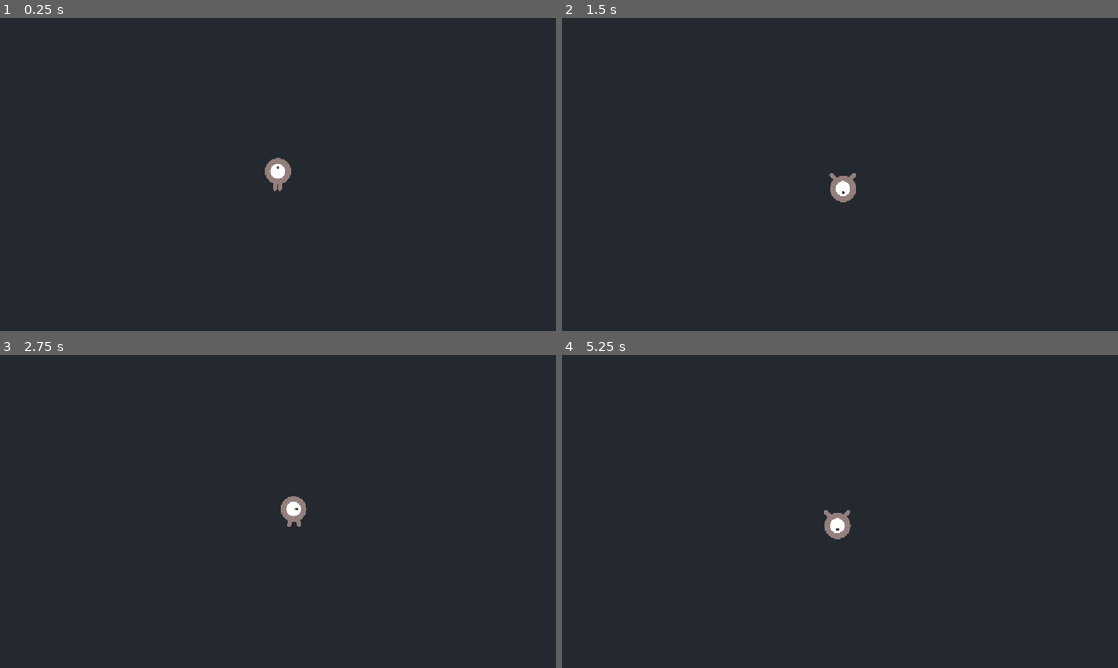
Above: before the commit, frames 1-4 (two rows, left to right).
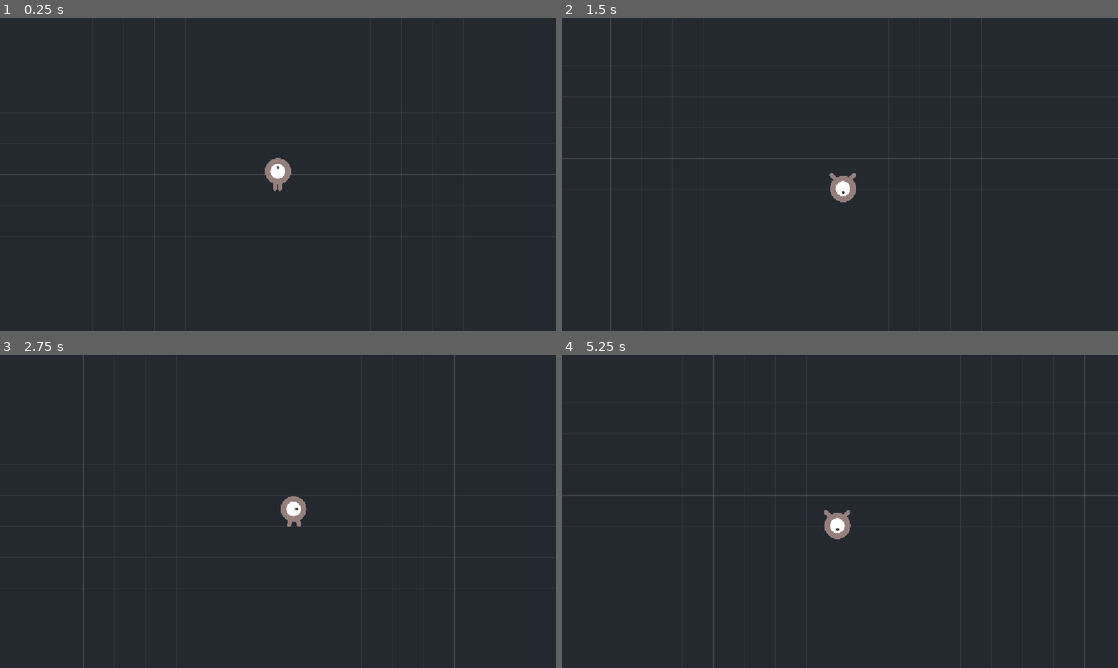
Above: after the commit, the same moments.

Repository: NielsHoekzema07/arena-survival
Game: Godot game, scene res://scenes/main/main.tscn
Same seed, same stepped clock (60 frames per second), same inputs: the game is played once before the commit and once after it.
Inputs:
- Up to frame 1 (0.25 s): no input
- Up to frame 2 (1.5 s): tap Enter at 0.5 s; hold D (move_right) 0.53-1.28 s; tap Space at 1.25 s; hold S (move_down) from 1.28 s (still down)
- Up to frame 3 (2.75 s): tap Enter at 2 s; release S (move_down) at 2.03 s; hold D (move_right) from 2.03 s (still down)
- Up to frame 4 (5.25 s): release D (move_right) at 2.78 s; hold W (move_up) 2.78-3.53 s; hold A (move_left) 3.53-5.03 s; tap Space at 5 s; hold S (move_down) from 5.03 s (still down)

The runs differ from the first frame. In frame 1, 0.7% of the frame differs, in the area x 0-100%, y 0-100%; in frame 2, 0.8%; in frame 3, 0.7%; in frame 4, 1.1%.

Commit message:
Raster op de arenavloer om beweging zichtbaar te maken
Instelbaar via de Inspector: celgrootte, kleuren en om de hoeveel lijnen
er een zwaardere lijn komt. @tool zodat het ook in de editor te zien is.

Diff:
--- /dev/null
+++ b/scenes/main/arena_raster.gd
@@ -0,0 +1,64 @@
+@tool
+class_name ArenaRaster
+extends Node2D
+
+## Tekent een raster over de arenavloer, zodat je bij het testen ziet dat de
+## camera meebeweegt. Puur visueel: er zit geen spellogica aan vast.
+##
+## @tool zorgt dat het raster ook in de editor getekend wordt, niet alleen
+## tijdens het spelen.
+
+## Afmeting van de arena. Moet overeenkomen met de muren in main.tscn.
+@export var arena_grootte: Vector2 = Vector2(2000, 1200):
+	set(waarde):
+		arena_grootte = waarde
+		queue_redraw()
+
+## Afstand tussen twee rasterlijnen in pixels.
+@export var celgrootte: float = 64.0:
+	set(waarde):
+		celgrootte = maxf(waarde, 8.0)
+		queue_redraw()
+
+## Elke zoveelste lijn wordt zwaarder getekend, dat geeft houvast bij het kijken.
+@export var zware_lijn_elke: int = 4:
+	set(waarde):
+		zware_lijn_elke = maxi(waarde, 1)
+		queue_redraw()
+
+@export var lijnkleur: Color = Color(1.0, 1.0, 1.0, 0.05):
+	set(waarde):
+		lijnkleur = waarde
+		queue_redraw()
+
+@export var zware_lijnkleur: Color = Color(1.0, 1.0, 1.0, 0.12):
+	set(waarde):
+		zware_lijnkleur = waarde
+		queue_redraw()
+
+@export var randkleur: Color = Color(0.4, 0.85, 1.0, 0.5):
+	set(waarde):
+		randkleur = waarde
+		queue_redraw()
+
+
+func _draw() -> void:
+	var half := arena_grootte * 0.5
+
+	# Verticale lijnen, van het midden naar buiten zodat de zware lijnen
+	# symmetrisch liggen.
+	var kolommen := int(half.x / celgrootte)
+	for i in range(-kolommen, kolommen + 1):
+		var x := i * celgrootte
+		var kleur := zware_lijnkleur if i % zware_lijn_elke == 0 else lijnkleur
+		draw_line(Vector2(x, -half.y), Vector2(x, half.y), kleur, 1.0)
+
+	# Horizontale lijnen.
+	var rijen := int(half.y / celgrootte)
+	for i in range(-rijen, rijen + 1):
+		var y := i * celgrootte
+		var kleur := zware_lijnkleur if i % zware_lijn_elke == 0 else lijnkleur
+		draw_line(Vector2(-half.x, y), Vector2(half.x, y), kleur, 1.0)
+
+	# Duidelijke rand, zodat je ziet waar de muren staan.
+	draw_rect(Rect2(-half, arena_grootte), randkleur, false, 3.0)
--- a/scenes/main/main.tscn
+++ b/scenes/main/main.tscn
@@ -1,6 +1,7 @@
-[gd_scene load_steps=4 format=3]
+[gd_scene format=3 uid="uid://c0tagmure3gw7"]
 
-[ext_resource type="PackedScene" path="res://scenes/player/player.tscn" id="1_player"]
+[ext_resource type="PackedScene" uid="uid://cui2paftyaw2o" path="res://scenes/player/player.tscn" id="1_player"]
+[ext_resource type="Script" uid="uid://cj3mvgjluy5lf" path="res://scenes/main/arena_raster.gd" id="2_raster"]
 
 [sub_resource type="RectangleShape2D" id="RectangleShape2D_horizontaal"]
 size = Vector2(2064, 32)
@@ -8,32 +9,35 @@
 [sub_resource type="RectangleShape2D" id="RectangleShape2D_verticaal"]
 size = Vector2(32, 1200)
 
-[node name="Main" type="Node2D"]
+[node name="Main" type="Node2D" unique_id=1404154589]
 
-[node name="Arena" type="Node2D" parent="."]
+[node name="Arena" type="Node2D" parent="." unique_id=1311022499]
 
-[node name="Vloer" type="Polygon2D" parent="Arena"]
+[node name="Vloer" type="Polygon2D" parent="Arena" unique_id=1143302583]
 color = Color(0.145098, 0.156863, 0.188235, 1)
 polygon = PackedVector2Array(-1000, -600, 1000, -600, 1000, 600, -1000, 600)
 
-[node name="Muren" type="StaticBody2D" parent="Arena"]
+[node name="Raster" type="Node2D" parent="Arena" unique_id=1715483349]
+script = ExtResource("2_raster")
+
+[node name="Muren" type="StaticBody2D" parent="Arena" unique_id=437094895]
 collision_layer = 16
 collision_mask = 0
 
-[node name="Boven" type="CollisionShape2D" parent="Arena/Muren"]
+[node name="Boven" type="CollisionShape2D" parent="Arena/Muren" unique_id=1345315670]
 position = Vector2(0, -616)
 shape = SubResource("RectangleShape2D_horizontaal")
 
-[node name="Onder" type="CollisionShape2D" parent="Arena/Muren"]
+[node name="Onder" type="CollisionShape2D" parent="Arena/Muren" unique_id=267633510]
 position = Vector2(0, 616)
 shape = SubResource("RectangleShape2D_horizontaal")
 
-[node name="Links" type="CollisionShape2D" parent="Arena/Muren"]
+[node name="Links" type="CollisionShape2D" parent="Arena/Muren" unique_id=569649541]
 position = Vector2(-1016, 0)
 shape = SubResource("RectangleShape2D_verticaal")
 
-[node name="Rechts" type="CollisionShape2D" parent="Arena/Muren"]
+[node name="Rechts" type="CollisionShape2D" parent="Arena/Muren" unique_id=1800251253]
 position = Vector2(1016, 0)
 shape = SubResource("RectangleShape2D_verticaal")
 
-[node name="Player" parent="." instance=ExtResource("1_player")]
+[node name="Player" parent="." unique_id=2005259374 instance=ExtResource("1_player")]
Not shown, added: scenes/main/arena_raster.gd.uid
